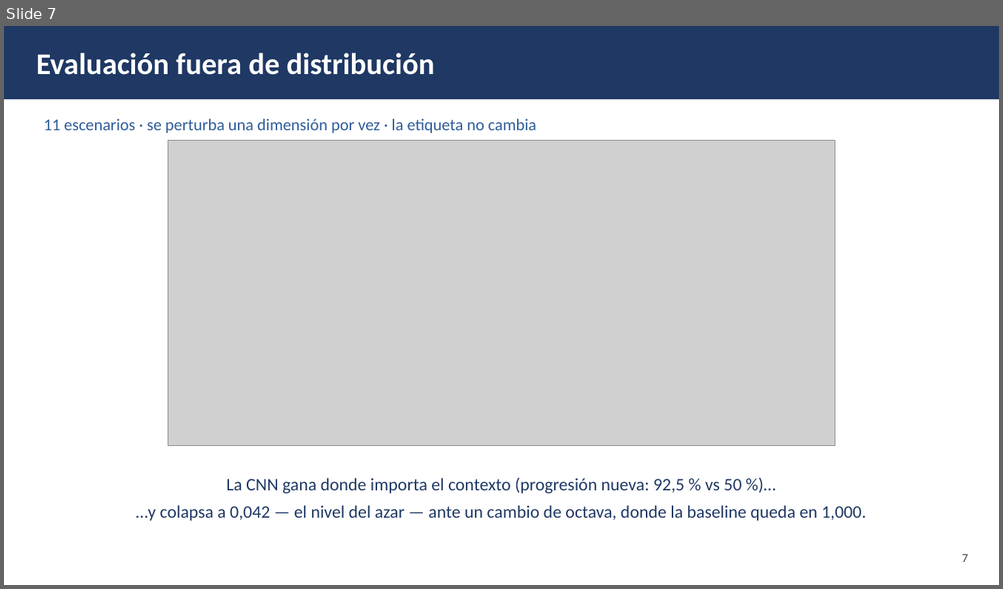
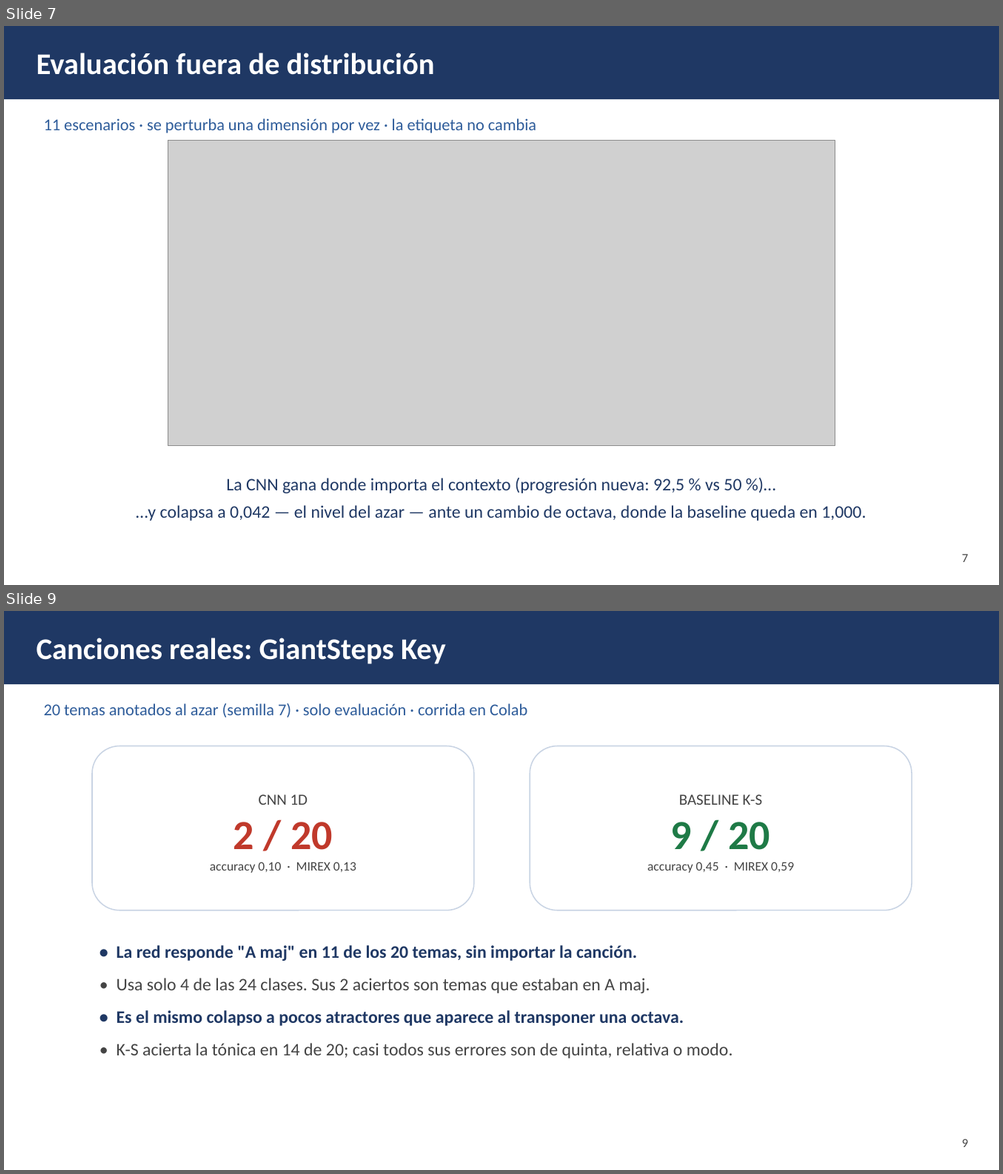
Before and after one commit to vmdanguise/master-of-the-harmonica, a slide deck: presentacion/presentacion.pptx. Shown one above the other, each under a label of ours: slide 7 before the commit, slides 7 and 9 after it; the slides between them are not shown. The pictures are 1003x589 and 1003x1174 pixels, drawn with LibreOffice and Linux fonts; fonts in the diff are those of the drawing; grey boxes stand for pictures. Boxes give left, top, right and bottom in pixels: in the first picture for what was removed or moved away, otherwise in the second. Text is boxed around its words. In the diff, an @@ line names an element or a change of style, - is before the commit and + after.

Commit message:
Agrega evaluacion GiantSteps (20 temas, corrida Colab) a README, informe y presentacion
- Resultados por tema en experimentos/resultados/giantsteps.csv y .json: CNN 2/20 (MIREX 0,13), K-S 9/20 (MIREX 0,59 recalculado; el notebook imprime 0,54 por argumentos invertidos)
- Informe: nueva seccion 7.1 GiantSteps, audios de control aclarados como generados, Pappo con valores de Colab (A maj, 0,245), entornos local y Colab separados; PDF regenerado
- Presentacion: slide nueva de GiantSteps y fila en la tabla de resultados
- run_experimentos.py: mirex(verdad, prediccion) en el orden correcto

```diff
--- a/presentacion/presentacion.pptx
+++ b/presentacion/presentacion.pptx
@@ slide 9 added at (4, 611, 999, 1170), background #FFFFFF @@
@@ rectangle added at (4, 611, 999, 684), fill #1F3864, 29 pt, text #FFFFFF, bold @@
+Canciones reales: GiantSteps Key
@@ text added at (44, 703, 527, 718), 16 pt, text #2E5C9A @@
+20 temas anotados al azar (semilla 7) · solo evaluación · corrida en Colab
@@ rounded rectangle added at (92, 746, 474, 910), fill #FFFFFF, outline #C9D4E4 1.1 pt, 12.5 pt, text #444444 @@
+CNN 1D
+2 / 20
+accuracy 0,10 · MIREX 0,13
@@ rounded rectangle added at (530, 746, 912, 910), fill #FFFFFF, outline #C9D4E4 1.1 pt, 12.5 pt, text #444444 @@
+BASELINE K-S
+9 / 20
+accuracy 0,45 · MIREX 0,59
@@ text added at (116, 945, 733, 1059), 17 pt, text #444444 @@
+• La red responde "A maj" en 11 de los 20 temas, sin importar la canción.
+• Usa solo 4 de las 24 clases. Sus 2 aciertos son temas que estaban en A maj.
+• Es el mismo colapso a pocos atractores que aparece al transponer una octava.
+• K-S acierta la tónica en 14 de 20; casi todos sus errores son de quinta, relativa o modo.
@@ text added at (962, 1139, 967, 1147), 12 pt, text #444444 @@
+9
```
Also in this commit, not shown: 6 slides changed, 7 other files.
